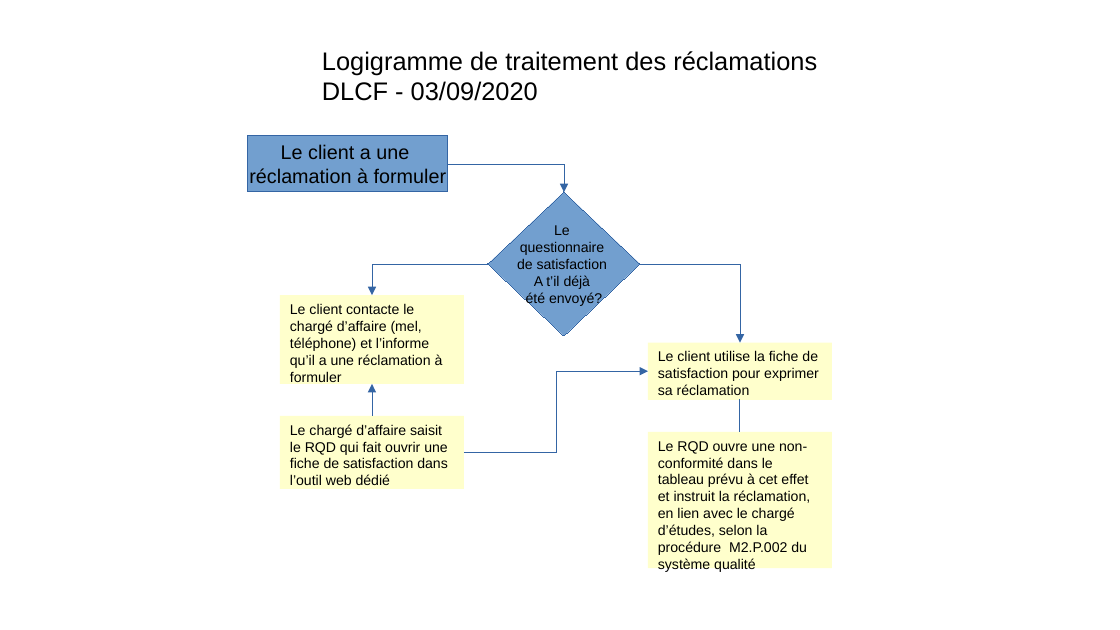
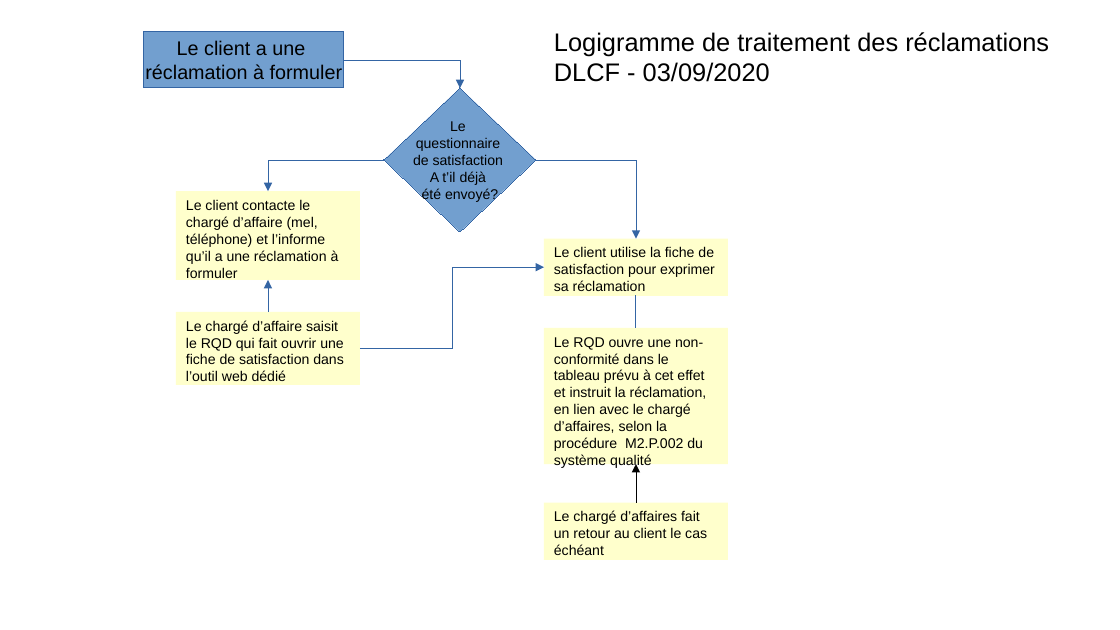
Before and after one commit to alexandrecuer/QualitySystemSI, a slide deck: slide 1 of doc/traitement_réclamations.odp. Drawn at 1120x630 pixels with LibreOffice and Linux fonts; fonts in the diff are those of the drawing. Boxes give left, top, right and bottom in pixels: in the first picture for what was removed or moved away, otherwise in the second. Text is boxed around its words. In the diff, an @@ line names an element or a change of style, - is before the commit and + after.

Commit message:
traitement des réclamations le process correctif

```diff
--- a/doc/traitement_réclamations.odp
+++ b/doc/traitement_réclamations.odp
@@ text "Logigramme de traitement des réclamations": place and size @@
-text "Logigramme de traitement des réclamations" at [322,51,817,101]
+text "Logigramme de traitement des réclamations" at [554,32,1049,82]
@@ elbow arrow added from (345, 60) to (460, 88), #3465A4 0 pt @@
@@ elbow arrow moved from (448, 164) - (564, 192) to (384, 160) - (268, 191) @@
@@ elbow arrow added from (537, 160) to (636, 239), #3465A4 0 pt @@
@@ elbow arrow moved from (488, 264) - (372, 296) to (360, 349) - (544, 267) @@
@@ 5 rectangles, 1 diamond, 1 elbow arrow: place and size @@
-5 rectangles, 1 diamond, 1 elbow arrow at [248,136,832,568]
+5 rectangles, 1 diamond, 1 elbow arrow at [144,32,728,464]
@@ elbow arrow moved from (640, 264) - (740, 343) to (636, 328) - (636, 296) @@
@@ elbow arrow (636, 328) - (636, 296): elbow arrow to elbow line @@
@@ text in rectangle at [554,337,707,469]: text changed @@
-Le RQD ouvre une non-conformité dans le tableau prévu à cet effet et instruit la réclamation, en lien avec le chargé d’études, selon la procédure M2.P.002 du système qualité
+Le RQD ouvre une non-conformité dans le tableau prévu à cet effet et instruit la réclamation, en lien avec le chargé d’affaires, selon la procédure M2.P.002 du système qualité
@@ elbow arrow removed from (464, 452) to (648, 371) @@
@@ elbow line removed from (740, 432) to (740, 400) @@
@@ elbow arrow added from (636, 503) to (636, 464), #000000 0 pt @@
@@ rectangle added at [544,503,728,560], fill #FFFFCC, 10 pt, text #000000 @@
+Le chargé d’affaires fait un retour au client le cas échéant
```
Also in this commit, not shown: 1 other file.
